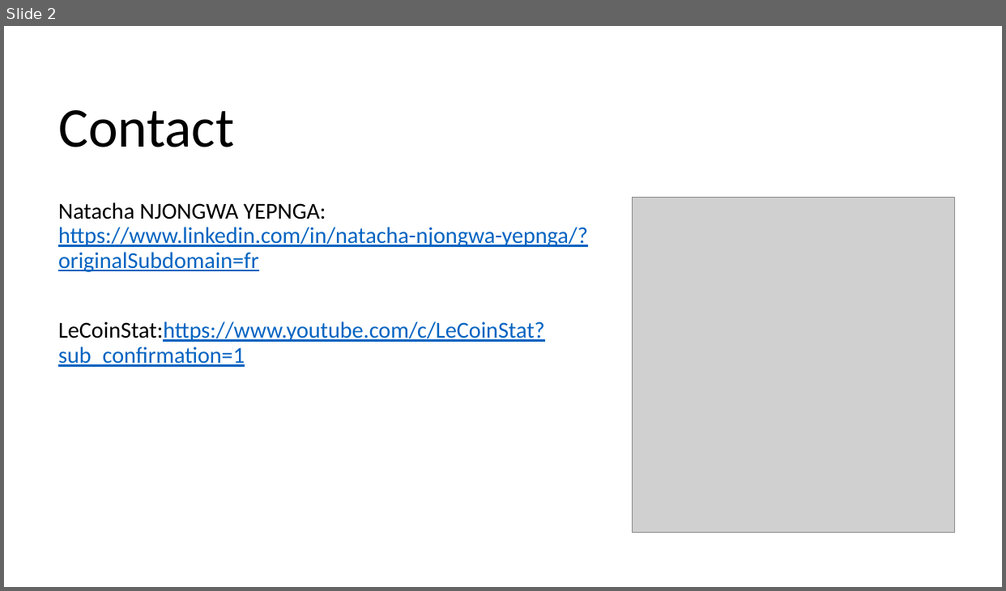
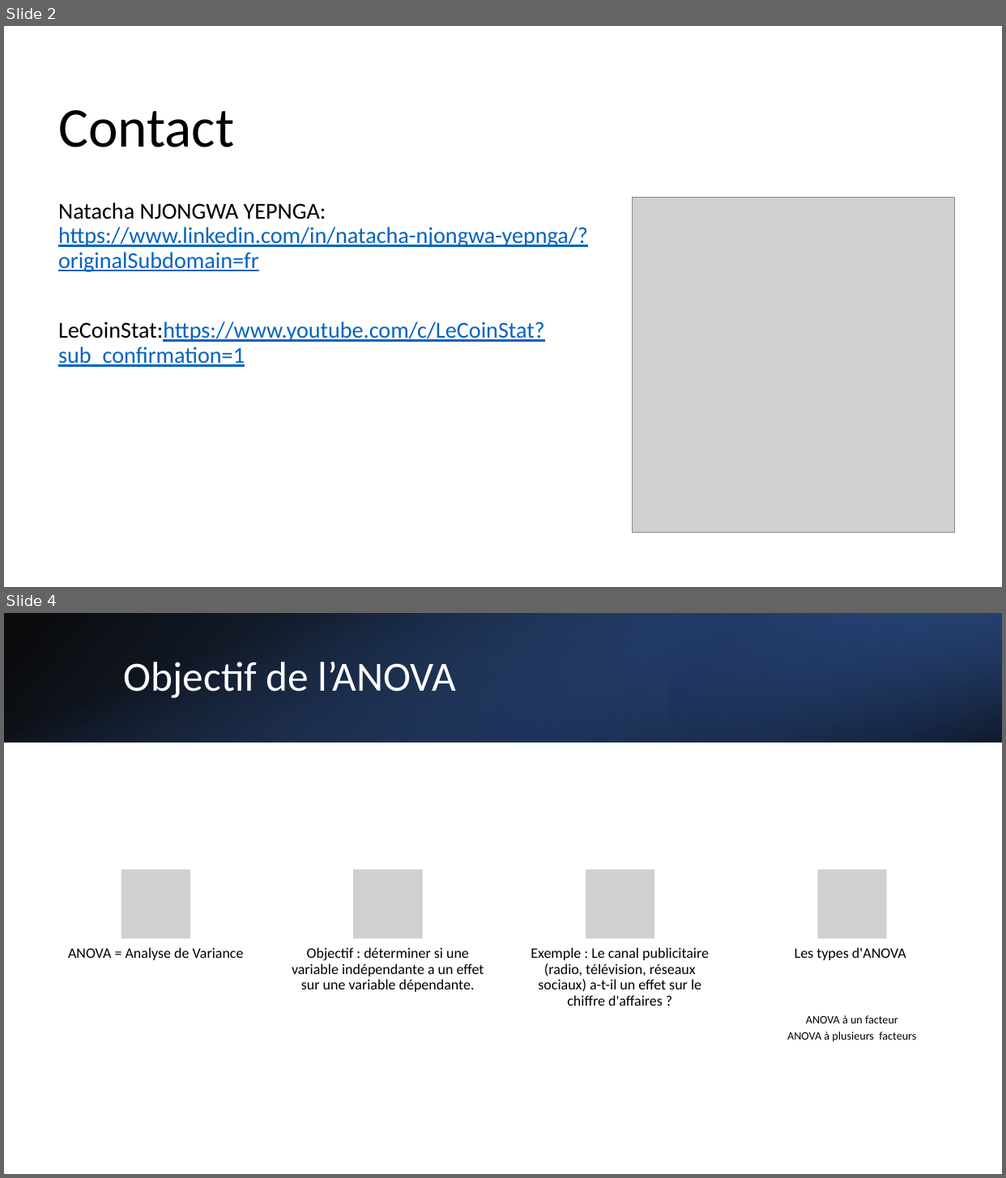
Before and after one commit to LeCoinStat/WAS, a slide deck: WAS20/Présentation1.pptx. Shown one above the other, each under a label of ours: slide 2 before the commit, slides 2 and 4 after it; the slides between them are not shown. The pictures are 1006x591 and 1006x1178 pixels, drawn with LibreOffice and Linux fonts; fonts in the diff are those of the drawing; grey boxes stand for pictures. Boxes give left, top, right and bottom in pixels: in the first picture for what was removed or moved away, otherwise in the second. Text is boxed around its words. In the diff, an @@ line names an element or a change of style, - is before the commit and + after.

Commit message:
ANOVA

```diff
--- a/WAS20/Présentation1.pptx
+++ b/WAS20/Présentation1.pptx
@@ slide 4 added at [4,613,1002,1174], background #FFFFFF @@
@@ rectangle added at [4,613,1002,742], fill gradient #000000 to #2F5597 @@
@@ rectangle added at [4,613,1002,742], fill gradient #4472C4 to #000000 @@
@@ rectangle added at [670,613,1002,742], fill gradient #203864 to #4472C4 @@
@@ title added at [124,662,456,698], 40 pt, text #FFFFFF @@
+Objectif de l’ANOVA
@@ group added at [68,870,916,1042]: 5 texts, 4 pictures @@
+ANOVA = Analyse de Variance
+Objectif : déterminer si une variable indépendante a un effet sur une variable dépendante.
+Exemple : Le canal publicitaire (radio, télévision, réseaux sociaux) a-t-il un effet sur le chiffre d'affaires ?
+Les types d'ANOVA
+ANOVA à un facteur
+ANOVA à plusieurs facteurs
```
Also in this commit, not shown: 16 other slides added, 3 slides removed, 1 other file.
